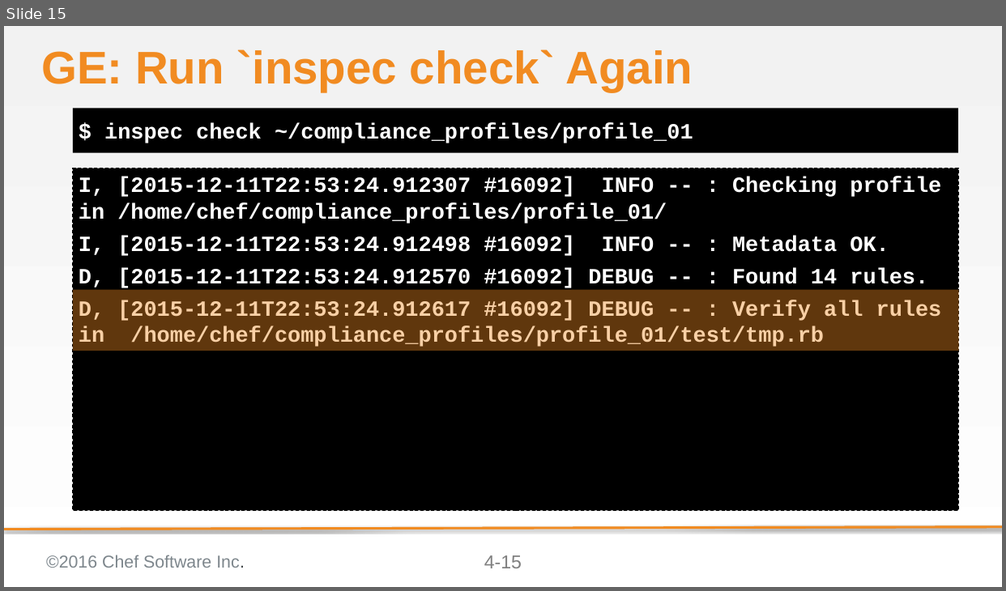
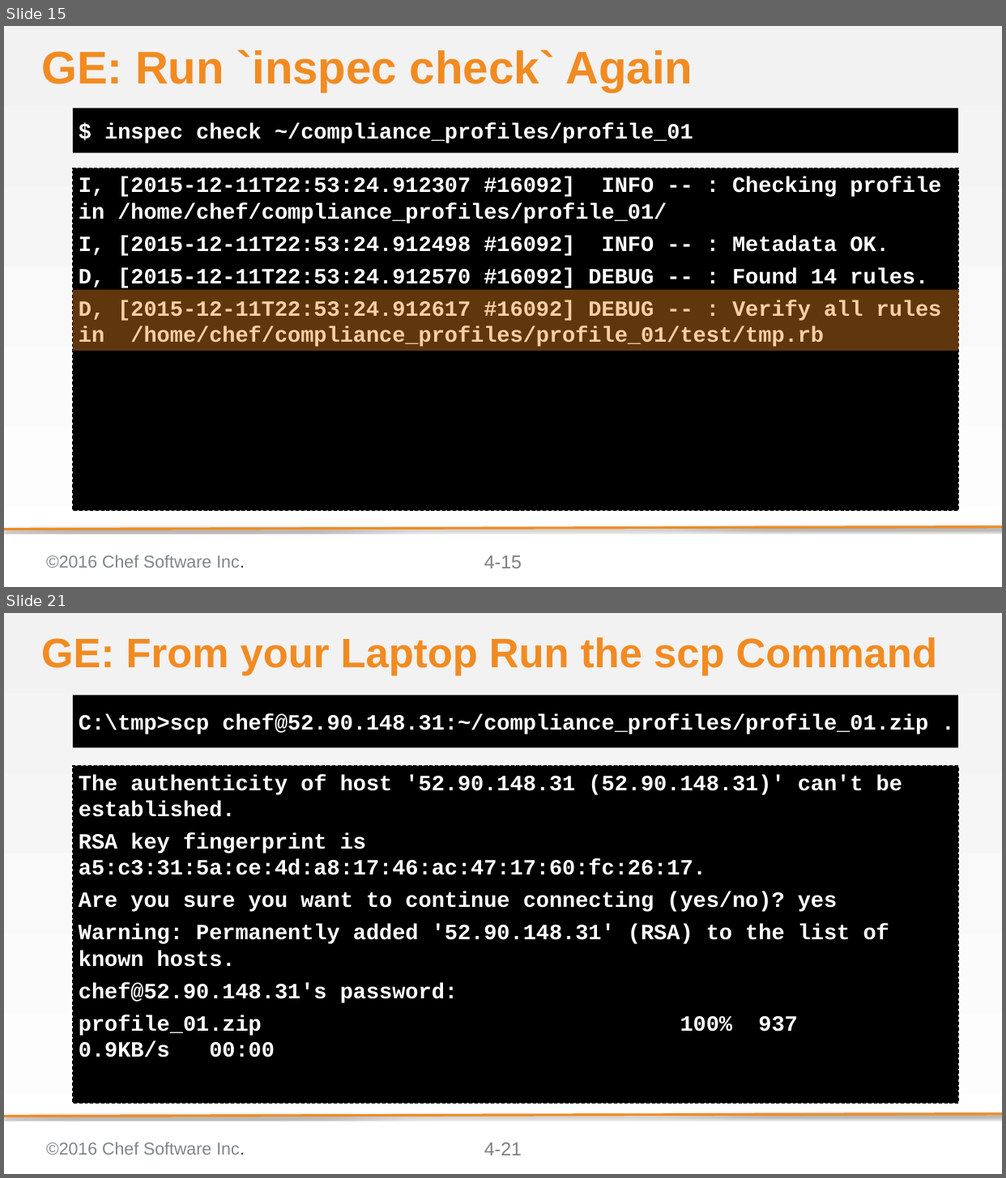
Before and after one commit to bchamby/chef-compliance-installation-configuration-operation, a slide deck: 04-creating-custom-profiles.pptx. Shown one above the other, each under a label of ours: slide 15 before the commit, slides 15 and 21 after it; the slides between them are not shown. The pictures are 1006x591 and 1006x1178 pixels, drawn with LibreOffice and Linux fonts; fonts in the diff are those of the drawing; background and template pictures are left out. Boxes give left, top, right and bottom in pixels: in the first picture for what was removed or moved away, otherwise in the second. Text is boxed around its words. In the diff, an @@ line names an element or a change of style, - is before the commit and + after.

Commit message:
finished custom compliance lab

```diff
--- a/04-creating-custom-profiles.pptx
+++ b/04-creating-custom-profiles.pptx
@@ slide 21 added at bbox=[4, 613, 1002, 1174], background gradient #F2F2F2 to #FFFFFF; not listed: 4 template elements that a slide beside it also shows @@
@@ title added at bbox=[41, 637, 937, 675], 52.8 pt, text #F18B21, bold @@
+GE: From your Laptop Run the scp Command
@@ text added at bbox=[73, 695, 958, 747], fill #000000, 28 pt, text #FFFFFF, bold @@
+C:\tmp>scp chef@52.90.148.31:~/compliance_profiles/profile_01.zip .
@@ text added at bbox=[73, 765, 958, 1103], fill #000000, outline #000000 1 pt dashed, 28 pt, text #FFFFFF, bold @@
+The authenticity of host '52.90.148.31 (52.90.148.31)' can't be established.
+RSA key fingerprint is a5:c3:31:5a:ce:4d:a8:17:46:ac:47:17:60:fc:26:17.
+Are you sure you want to continue connecting (yes/no)? yes
+Warning: Permanently added '52.90.148.31' (RSA) to the list of known hosts.
+chef@52.90.148.31's password:
+profile_01.zip 100% 937 0.9KB/s 00:00
```
Also in this commit, not shown: 2 slides changed, 11 other slides added, 1 slide removed.
